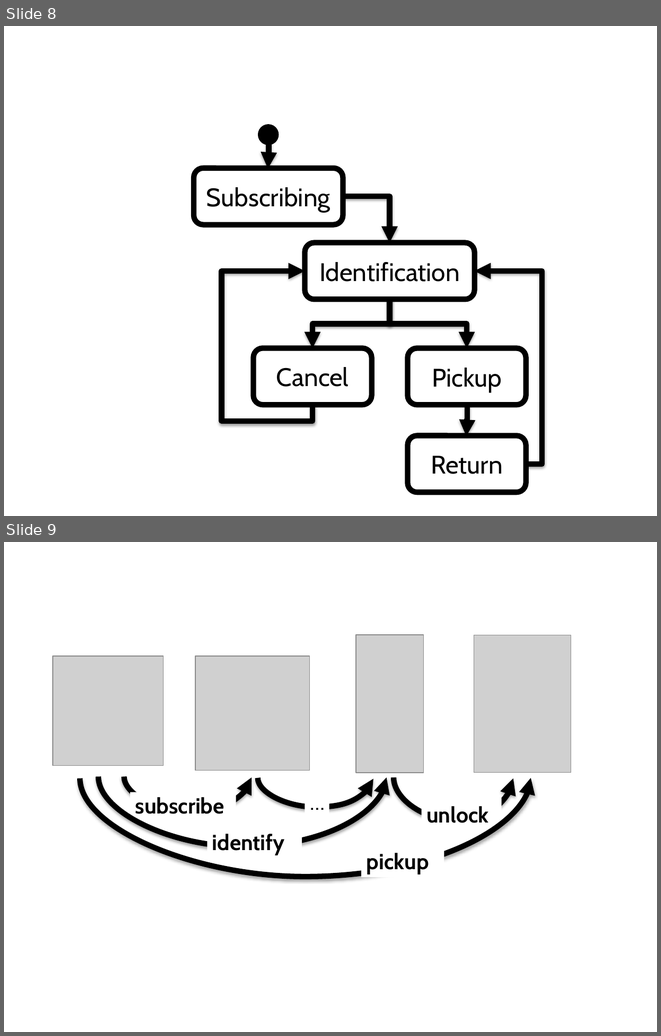
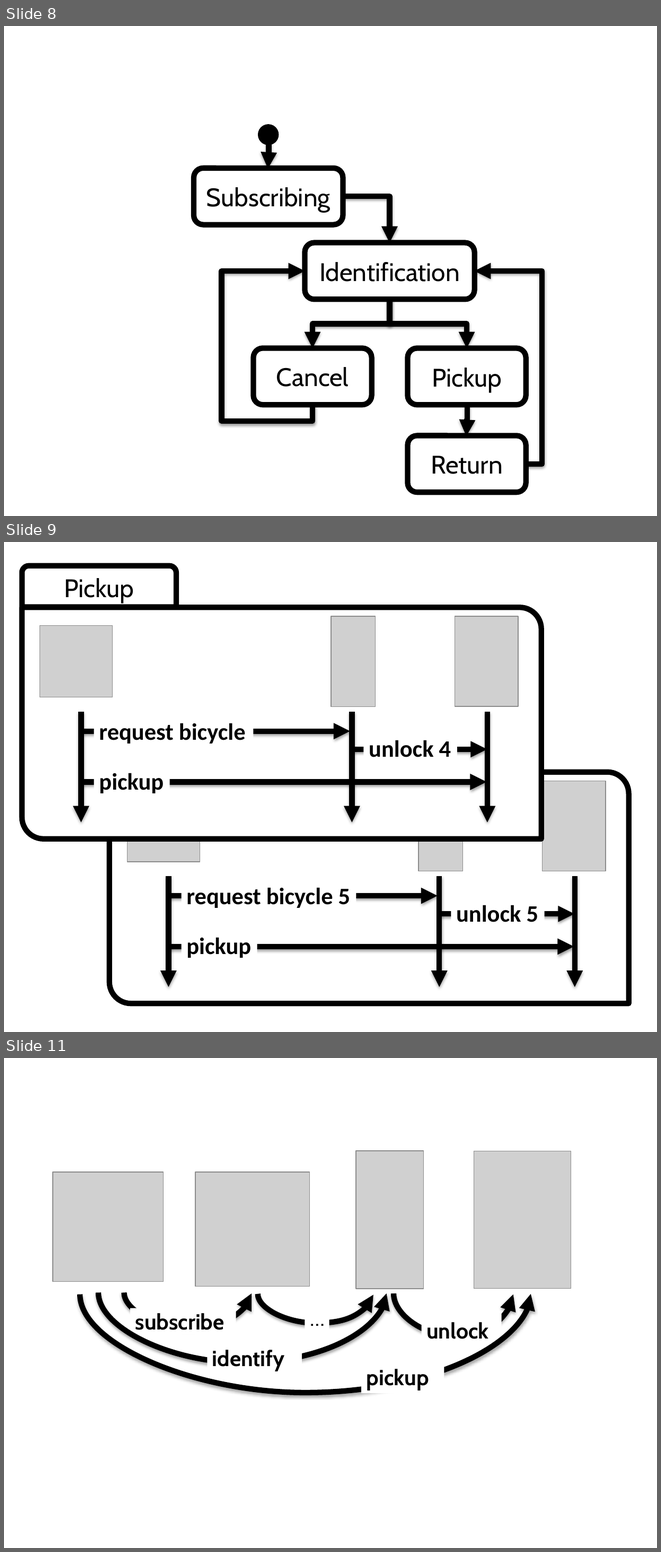
Before and after one commit to blambeau/phd, a slide deck: public-defense/images.pptx. Shown one above the other, each under a label of ours: slides 8 and 9 before the commit, slides 8, 9 and 11 after it; the slides between them are not shown. The pictures are 661x1036 and 661x1552 pixels, drawn with LibreOffice and Linux fonts; fonts in the diff are those of the drawing; grey boxes stand for pictures. Boxes give left, top, right and bottom in pixels: in the first picture for what was removed or moved away, otherwise in the second. Text is boxed around its words. In the diff, an @@ line names an element or a change of style, - is before the commit and + after.

```diff
--- a/public-defense/images.pptx
+++ b/public-defense/images.pptx
@@ slide 9 added at box(4, 542, 657, 1032), background #FFFFFF @@
@@ group added at box(22, 565, 541, 838): 6 arrows, 3 pictures, 3 texts, 1 round diag rect, 1 round same rect @@
+Pickup
+request bicycle
+unlock 4
+pickup
@@ group added at box(109, 730, 628, 1003): 6 arrows, 3 pictures, 3 texts, 1 round diag rect, 1 round same rect @@
+Pickup
+request bicycle 5
+unlock 5
+pickup
@@ what was slide 9 is now slide 11 @@
```
Also in this commit, not shown: 1 other slide added, 18 other files.
